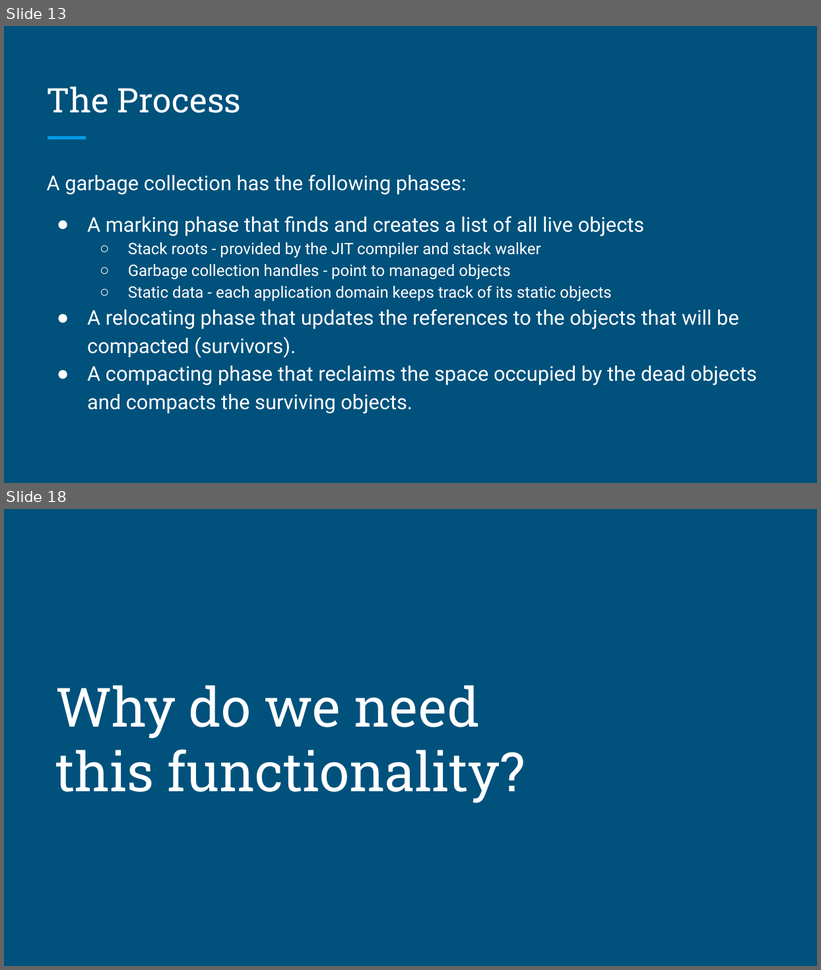
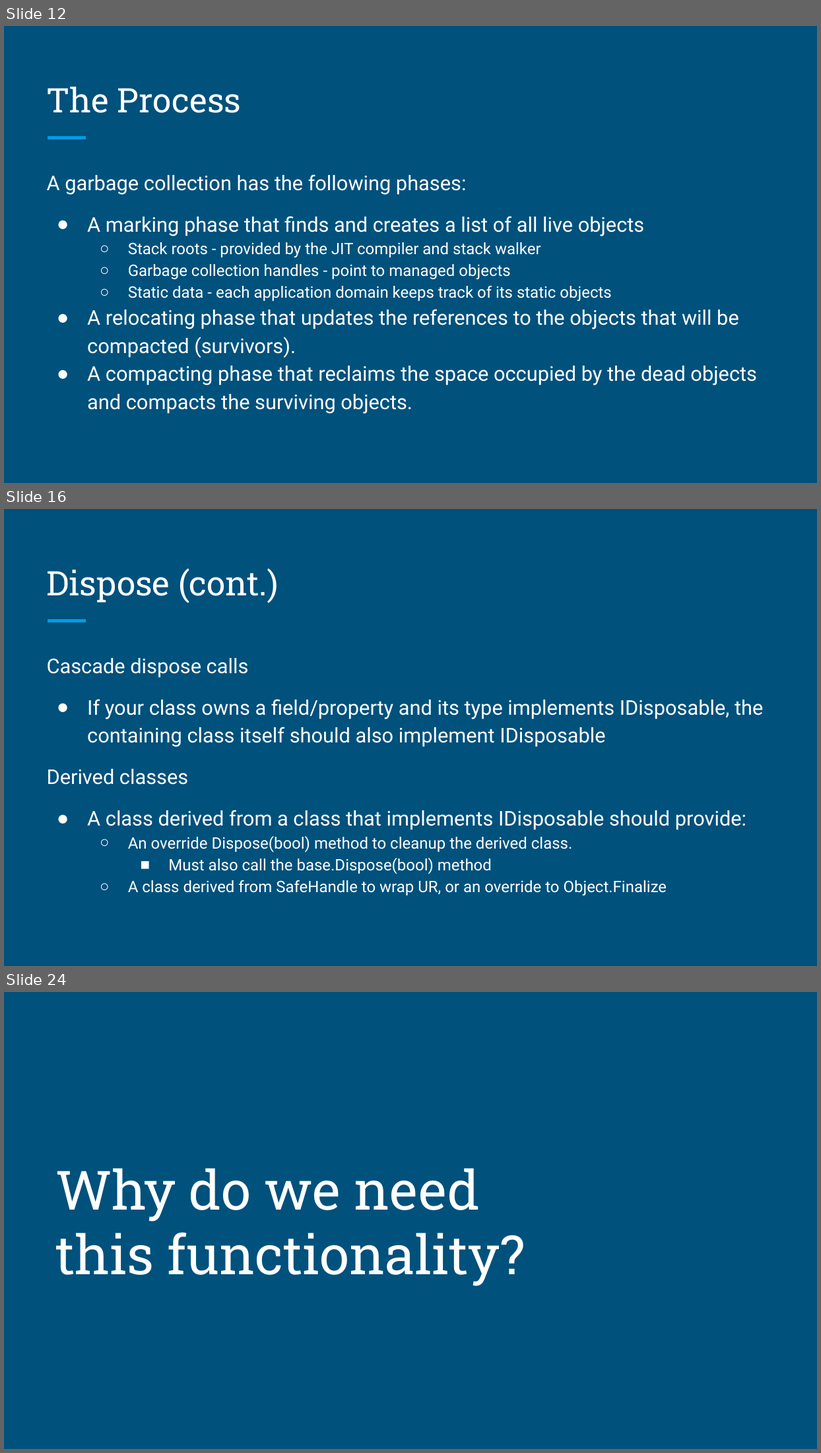
Before and after one commit to lskshastry/Garbage-Collection-and-Disposal-in-C-, a slide deck: Disposal and Garbage Collection.pptx. Shown one above the other, each under a label of ours: slides 13 and 18 before the commit, slides 12, 16 and 24 after it; the slides between them are not shown. The pictures are 821x970 and 821x1453 pixels, drawn with LibreOffice and Linux fonts; fonts in the diff are those of the drawing. Boxes give left, top, right and bottom in pixels: in the first picture for what was removed or moved away, otherwise in the second. Text is boxed around its words. In the diff, an @@ line names an element or a change of style, - is before the commit and + after.

```diff
--- a/Disposal and Garbage Collection.pptx
+++ b/Disposal and Garbage Collection.pptx
@@ slide 16 added at (x1=4, y1=509, x2=817, y2=966), background #00517C; not listed: 1 template element that a slide beside it also shows @@
@@ title added at (x1=47, y1=568, x2=278, y2=603), 30 pt, text #FFFFFF @@
+Dispose (cont.)
@@ text added at (x1=47, y1=658, x2=763, y2=896), 18 pt, text #FFFFFF @@
+Cascade dispose calls
+● If your class owns a field/property and its type implements IDisposable, the containing class itself should also implement IDisposable
+Derived classes
+● A class derived from a class that implements IDisposable should provide:
+  ○ An override Dispose(bool) method to cleanup the derived class.
+    ■ Must also call the base.Dispose(bool) method
+  ○ A class derived from SafeHandle to wrap UR, or an override to Object.Finalize
@@ what was slide 13 is now slide 12 @@
@@ what was slide 18 is now slide 24 @@
```
Also in this commit, not shown: 2 slides changed, 12 other slides added, 6 slides removed, 1 other file.
